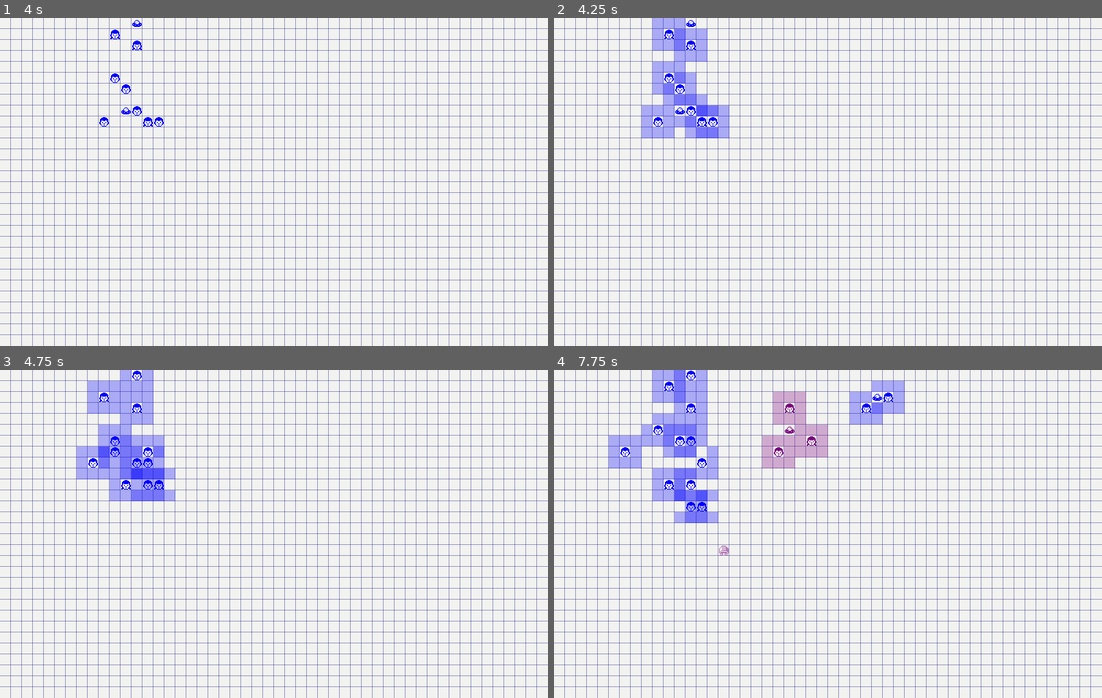
Above: before the commit, frames 1-4 (two rows, left to right).
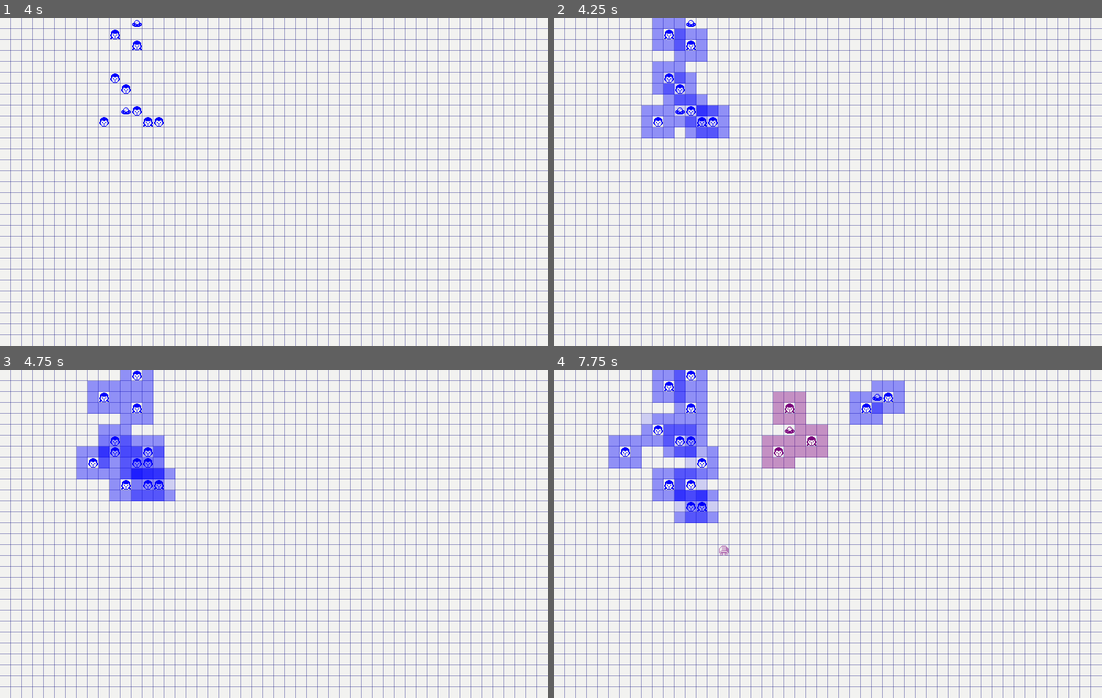
Above: after the commit, the same moments.

Repository: MaxNoragami/ATWS
Game: Godot game, scene res://Scenes/main.tscn
Same seed, same stepped clock (60 frames per second), same inputs: the game is played once before the commit and once after it.
Inputs (mouse positions are in pixels of both pictures, inside the frame that each line leads up to):
- Up to frame 1 (4 s): tap Enter at 0.5, 2, 3.5 s; move the mouse to (394, 165) at 0.52 s; hold Space (next_iteration) 0.53-1.28 s; click (394, 165) at 0.8 s; move the mouse to (164, 198) at 1.27 s; click (164, 198) at 1.35 s; tap H (spawn_ufo) at 1.55 s; move the mouse to (328, 109) at 2.02 s; hold H (spawn_ufo) 2.03-2.78 s; tap D (switch_entity) at 2.3, 2.85 s; tap Space (next_iteration) at 2.75, 3.8 s; move the mouse to (246, 247) at 2.77 s; tap S (switch_team) at 3.05 s; move the mouse to (438, 231) at 3.52 s; hold S (switch_team) from 3.53 s (still down)
- Up to frame 2 (4.25 s): keep holding S (switch_team); tap F (debug_mode) at 4.15 s
- Up to frame 3 (4.75 s): move the mouse to (109, 484) at 4.27 s; release S (switch_team) at 4.28 s; tap Space (next_iteration) at 4.35 s; click (109, 484) at 4.55 s
- Up to frame 4 (7.75 s): tap Space (next_iteration) at 5, 7.55 s; move the mouse to (855, 534) at 5.02 s; press the mouse at (855, 534) at 5.03 s; tap H (spawn_ufo) at 5.3 s; move the mouse to (745, 452) at 5.77 s; release the mouse at (745, 452) at 5.78 s; tap A (place_mode) at 5.85 s; tap D (switch_entity) at 6.05, 7.35 s; move the mouse to (948, 517) at 6.52 s; hold H (spawn_ufo) 6.53-7.28 s; tap S (switch_team) at 6.8 s; move the mouse to (718, 550) at 7.27 s

Frame 1 is identical in both runs. In frame 2, 2.9% of the frame differs, in the area x 16-32%, y 0-37%; in frame 3, 3.7%; in frame 4, 6.3%, in the area x 10-64%, y 0-47%.

Commit message:
Added a vision radius for the human entities based on their age period

Diff:
--- a/Scenes/main.tscn
+++ b/Scenes/main.tscn
@@ -9,6 +9,7 @@
 [ext_resource type="PackedScene" uid="uid://b8om3q4r4yyhh" path="res://Scenes/tank.tscn" id="5_6bp64"]
 [ext_resource type="PackedScene" uid="uid://dbl153d5xaafh" path="res://Scenes/remains.tscn" id="6_344ge"]
 [ext_resource type="PackedScene" uid="uid://kbjcct2cmvuj" path="res://Scenes/ufo.tscn" id="7_ynf5e"]
+[ext_resource type="PackedScene" uid="uid://dnpotrd30weuj" path="res://Scenes/sand.tscn" id="8_hptm8"]
 
 [sub_resource type="TileSetAtlasSource" id="TileSetAtlasSource_kry3j"]
 texture = ExtResource("4_jjvhh")
@@ -1101,6 +1102,7 @@
 tank_scene = ExtResource("5_6bp64")
 remains_scene = ExtResource("6_344ge")
 ufo_scene = ExtResource("7_ynf5e")
+sand_scene = ExtResource("8_hptm8")
 
 [node name="grid" parent="." instance=ExtResource("2_bo1nx")]
 
--- a/Scripts/entity.gd
+++ b/Scripts/entity.gd
@@ -2,6 +2,11 @@
 
 # Entity script
 class_name Entity
+
+var is_in_sand: bool = false
+var can_move_in_sand: bool = true  # Alternates between true/false when in sand
+var is_preview: bool = false
+var vision_visualizer: EntityVisionVisualizer
 
 signal entity_died(entity)
 
@@ -54,6 +59,7 @@
 
 func _ready() -> void:
 	# Create sprite
+	z_index = 5
 	var sprite_node = Sprite2D.new()
 	sprite_node.texture = sprite
 	sprite_node.region_enabled = true  # Enable region selection for atlas
@@ -72,13 +78,42 @@
 	debug_visualizer = MoveDebugVisualizer.new(self)
 	add_child(debug_visualizer)
 
+	# Add vision visualizer
+	vision_visualizer = EntityVisionVisualizer.new(self)
+	add_child(vision_visualizer)
+
 	# Initial age-based sprite update
 	update_sprite_for_age_and_gender()
 
+# Visual indicator for entity stuck in sand
+func _process(delta: float) -> void:
+	# Skip visual effects for preview entities
+	if is_preview:
+		return
+
+	# Visual indication when entity is in sand and can't move
+	if is_in_sand and not can_move_in_sand:
+		# Make the entity slightly transparent when it's stuck in sand
+		if get_child_count() > 0 and get_child(0) is Sprite2D:
+			var sprite_node = get_child(0)
+			var original_color = entity_color
+			sprite_node.modulate = Color(original_color.r, original_color.g, original_color.b, 0.6)
+	else:
+		# Normal appearance
+		if get_child_count() > 0 and get_child(0) is Sprite2D:
+			var sprite_node = get_child(0)
+			var original_color = entity_color
+			sprite_node.modulate = Color(original_color.r, original_color.g, original_color.b, 1.0)
+
 # Update possible moves and debug visualization
+# Modify this function to show both movement and vision debug
 func update_possible_moves(grid_size: Vector2i, occupied_positions: Dictionary) -> void:
 	var moves = movement.calculate_possible_moves(grid_size, occupied_positions)
 	debug_visualizer.show_possible_moves(moves)
+
+	# Update vision visualization as well
+	var vision = calculate_vision_area()
+	vision_visualizer.show_vision_area(vision)
 
 # Delegate to movement component
 func move_randomly(grid_size: Vector2i, occupied_positions: Dictionary) -> void:
@@ -101,6 +136,42 @@
 	# Update sprite based on new age
 	update_sprite_for_age_and_gender()
 
+# Add this function to calculate the vision area based on age period
+func calculate_vision_area() -> Array[Vector2i]:
+	var result: Array[Vector2i] = []
+	var period = get_age_period()
+
+	# Define vision patterns for each age group
+	if period == "child":
+		# 3x3 square
+		for x in range(-1, 2):
+			for y in range(-1, 2):
+				if not (x == 0 and y == 0):  # Skip entity's position
+					result.append(Vector2i(x, y))
+	elif period == "elder":
+		# 5x5 square with corners removed
+		for x in range(-2, 3):
+			for y in range(-2, 3):
+				if not (x == 0 and y == 0):  # Skip entity's position
+					if not ((abs(x) == 2 and abs(y) == 2)):  # Skip corners
+						result.append(Vector2i(x, y))
+	else:  # adult
+		# 7x7 square with outer corners removed
+		for x in range(-3, 4):
+			for y in range(-3, 4):
+				if not (x == 0 and y == 0):  # Skip entity's position
+					if not ((abs(x) == 3 and abs(y) == 3) or  # Skip outer corners
+							(abs(x) == 3 and abs(y) == 2) or
+							(abs(x) == 2 and abs(y) == 3)):
+						result.append(Vector2i(x, y))
+
+	# Translate to absolute grid positions
+	var absolute_result: Array[Vector2i] = []
+	for pos in result:
+		absolute_result.append(position_in_grid + pos)
+
+	return absolute_result
+
 # Check if entity is an adult
 func is_adult() -> bool:
 	var child_limit = lifespan * age_periods["child"]
@@ -174,6 +245,9 @@
 		var current_color = sprite_node.modulate
 		sprite_node.modulate = Color(current_color.r, current_color.g, current_color.b, opacity)
 
+	is_preview = true
+
 # Toggle debug visualization
 func set_debug_visibility(visible: bool) -> void:
 	debug_visualizer.set_visibility(visible)
+	vision_visualizer.set_visibility(visible)
--- /dev/null
+++ b/Scripts/entity_vision.gd
@@ -0,0 +1,53 @@
+extends Node2D
+class_name EntityVisionVisualizer
+
+var entity: Entity
+var vision_area: Array[Vector2i] = []
+var debug_squares: Array[Node2D] = []
+var is_visible: bool = false
+
+func _init(parent_entity: Entity) -> void:
+    entity = parent_entity
+
+func show_vision_area(vision: Array[Vector2i]) -> void:
+    vision_area = vision
+
+    # Clear existing debug squares
+    for square in debug_squares:
+        square.queue_free()
+    debug_squares.clear()
+
+    # Create new debug squares for each vision cell
+    for vision_pos in vision_area:
+        var square = Node2D.new()
+        square.z_index = -2  # Make sure vision squares appear below movement squares
+
+        # Add the square to our vision visualizer
+        add_child(square)
+        debug_squares.append(square)
+
+        # Position the square on the grid
+        square.global_position = Vector2(vision_pos.x * Game.CELL_SIZE.x + Game.CELL_SIZE.x / 2,
+                                         vision_pos.y * Game.CELL_SIZE.y + Game.CELL_SIZE.y / 2)
+
+    # Force redraw
+    queue_redraw()
+
+func _draw() -> void:
+    if not is_visible:
+        return
+
+    # Get entity's team color but make it more transparent than movement squares
+    var color = entity.entity_color
+    var transparent_color = Color(color.r, color.g, color.b, 0.15)  # Very transparent for vision
+
+    # Draw squares for each vision cell
+    for i in range(debug_squares.size()):
+        var square_pos = debug_squares[i].global_position - global_position
+        var rect = Rect2(square_pos - Vector2(Game.CELL_SIZE.x / 2, Game.CELL_SIZE.y / 2),
+                        Game.CELL_SIZE)
+        draw_rect(rect, transparent_color, true)
+
+func set_visibility(visible: bool) -> void:
+    is_visible = visible
+    queue_redraw()
--- a/Scripts/game_loop.gd
+++ b/Scripts/game_loop.gd
@@ -6,6 +6,7 @@
 @export var tank_scene: PackedScene
 @export var remains_scene: PackedScene
 @export var ufo_scene: PackedScene
+@export var sand_scene: PackedScene  # Add sand biome scene
 
 var entities: Array[Entity] = []
 var rigid_bodies: Array[RigidBody] = []
@@ -17,6 +18,7 @@
 var pending_remains: Dictionary = {}  # Stores positions where destruction happened, waiting for tank to move off
 var ufos: Array[UFO] = []
 var ufos_to_remove: Array[UFO] = []
+var biomes: Dictionary = {}  # Stores biome tiles by position string
 
 var teams = {
 	"Blue": Color(0.0, 0.0, 1.0),
@@ -41,7 +43,7 @@
 # Placement mode variables
 var placement_mode = false
 var placement_preview: Node2D = null
-enum PlacementType { ENTITY, RIGID_BODY, HOUSE, TANK }
+enum PlacementType { ENTITY, RIGID_BODY, HOUSE, TANK, SAND_BIOME }
 var current_placement_type = PlacementType.ENTITY
 
 # Debug mode
@@ -80,15 +82,23 @@
 		var entity_preview = placement_preview as Entity
 		entity_preview.gender = current_gender
 		entity_preview.update_sprite_for_age_and_gender()
+
+		# Mark as preview to prevent visual effects
+		entity_preview.is_preview = true
+
 	elif current_placement_type == PlacementType.RIGID_BODY:
 		placement_preview = rigid_body_scene.instantiate() as RigidBody
 		placement_preview.initialize(preview_color, team_name)
 	elif current_placement_type == PlacementType.HOUSE:
 		placement_preview = house_scene.instantiate() as House
 		placement_preview.initialize(preview_color, team_name)
-	else:  # TANK
+	elif current_placement_type == PlacementType.TANK:
 		placement_preview = tank_scene.instantiate() as Tank
 		placement_preview.initialize(preview_color, team_name)
+	elif current_placement_type == PlacementType.SAND_BIOME:
+		placement_preview = sand_scene.instantiate() as SandBiome
+		# Sand biome doesn't need team color, but we'll create a generic preview
+		placement_preview.set_opacity(0.5)  # 50% transparency for preview
 
 	placement_preview.visible = false  # Hide initially until placement mode is activated
 	add_child(placement_preview)
@@ -207,14 +217,15 @@
 	placement_preview.global_position = Vector2(grid_pos.x * Game.CELL_SIZE.x + Game.CELL_SIZE.x / 2,
 										   grid_pos.y * Game.CELL_SIZE.y + Game.CELL_SIZE.y / 2)
 
-	# Update the team color of the preview
-	var team_name = team_names[current_team_index]
-	var color = teams[team_name]
-	var preview_color = Color(color.r, color.g, color.b, 0.5)  # 50% transparency
-
-	# Update sprite color
-	if placement_preview.get_child_count() > 0 and placement_preview.get_child(0) is Sprite2D:
-		placement_preview.get_child(0).modulate = preview_color
+	# Update the team color of the preview (not applicable to biomes)
+	if current_placement_type != PlacementType.SAND_BIOME:
+		var team_name = team_names[current_team_index]
+		var color = teams[team_name]
+		var preview_color = Color(color.r, color.g, color.b, 0.5)  # 50% transparency
+
+		# Update sprite color
+		if placement_preview.get_child_count() > 0 and placement_preview.get_child(0) is Sprite2D:
+			placement_preview.get_child(0).modulate = preview_color
 
 	# If house, update entrance positions
 	if current_placement_type == PlacementType.HOUSE:
@@ -260,6 +271,9 @@
 		elif current_placement_type == PlacementType.HOUSE:
 			current_placement_type = PlacementType.TANK
 			print("Placement type: Tank")
+		elif current_placement_type == PlacementType.TANK:
+			current_placement_type = PlacementType.SAND_BIOME
+			print("Placement type: Sand Biome")
 		else:
 			current_placement_type = PlacementType.ENTITY
 			print("Placement type: Entity")
@@ -302,12 +316,25 @@
 	if event.is_action_pressed("place_entity") and placement_mode:
 		place_at_preview()
 
+
+
 func process_iteration() -> void:
 	# Update occupied positions for collision detection
 	update_occupied_positions()
 
 	# First, process any pending remains aging
 	process_remains()
+
+	# Check which entities are in sand biomes and update their movement flags
+	for entity in entities:
+		if not entity.is_dead and entity.visible:
+			# Check if entity is on a sand biome
+			var pos_string = str(entity.position_in_grid.x) + "," + str(entity.position_in_grid.y)
+			entity.is_in_sand = biomes.has(pos_string) and biomes[pos_string] is SandBiome
+
+			# For entities in sand, flip the movement flag each turn
+			if entity.is_in_sand:
+				entity.can_move_in_sand = !entity.can_move_in_sand
 
 	# First check for reproduction opportunities
 	check_for_reproduction()
@@ -392,16 +419,22 @@
 				entity.age_up()
 				continue
 
-			# Get current position and remove from occupied positions
-			var old_pos_string = str(entity.position_in_grid.x) + "," + str(entity.position_in_grid.y)
-			occupied_positions.erase(old_pos_string)
-
-			# Move entity
-			entity.move_randomly(grid_size, occupied_positions)
-
-			# Add new position to occupied positions
-			var new_pos_string = str(entity.position_in_grid.x) + "," + str(entity.position_in_grid.y)
-			occupied_positions[new_pos_string] = entity
+			# Check if the entity is allowed to move this turn (sand effect)
+			var can_move = true
+			if entity.is_in_sand:
+				can_move = entity.can_move_in_sand
+
+			if can_move:
+				# Get current position and remove from occupied positions
+				var old_pos_string = str(entity.position_in_grid.x) + "," + str(entity.position_in_grid.y)
+				occupied_positions.erase(old_pos_string)
+
+				# Move entity
+				entity.move_randomly(grid_size, occupied_positions)
+
+				# Add new position to occupied positions
+				var new_pos_string = str(entity.position_in_grid.x) + "," + str(entity.position_in_grid.y)
+				occupied_positions[new_pos_string] = entity
 
 			# Age entity
 			entity.age_up()
@@ -670,14 +703,16 @@
 	var adults_by_position = {}
 
 	# First, collect all adult entities by their positions
+	# Skip entities in sand biomes
 	for entity in entities:
-		if not entity.is_dead and entity.is_adult() and entity.visible:
+		if not entity.is_dead and entity.is_adult() and entity.visible and not entity.is_in_sand:
 			var pos_string = str(entity.position_in_grid.x) + "," + str(entity.position_in_grid.y)
 			adults_by_position[pos_string] = entity
 
 	# Check each adult entity for potential reproduction
+	# Also skip entities in sand biomes
 	for entity in entities:
-		if entity.is_dead or not entity.is_adult() or entity.had_reproduction_this_turn or not entity.visible:
+		if entity.is_dead or not entity.is_adult() or entity.had_reproduction_this_turn or not entity.visible or entity.is_in_sand:
 			continue
 
 		# Check all 8 adjacent cells for compatible partners
@@ -830,8 +865,36 @@
 	print("Entity died at age: ", entity.age)
 
 func place_at_preview() -> void:
-	# Check if the position is already occupied
-	var pos_string = str(placement_preview.position_in_grid.x) + "," + str(placement_preview.position_in_grid.y)
+	var grid_pos = placement_preview.position_in_grid
+	var pos_string = str(grid_pos.x) + "," + str(grid_pos.y)
+
+	# For biomes, we don't need to check if position is occupied since they can coexist with entities
+	if current_placement_type == PlacementType.SAND_BIOME:
+		# Check if there's already a biome at this position
+		if biomes.has(pos_string):
+			print("Biome already exists at this position, replacing it")
+			# Remove existing biome
+			if biomes[pos_string] != null:
+				biomes[pos_string].queue_free()
+
+		# Create a new sand biome tile at the preview position
+		var sand = sand_scene.instantiate() as SandBiome
+
+		# Make sure the texture is set
+		if sand.sprite == null:
+			print("WARNING: Sand sprite texture is not set! Check the inspector.")
+			if placement_preview is SandBiome and placement_preview.sprite != null:
+				sand.sprite = placement_preview.sprite
+
+		# Initialize with position
+		sand.initialize(grid_pos)
+		add_child(sand)
+		biomes[pos_string] = sand
+
+		print("Sand biome placed at position: ", grid_pos)
+		return
+
+	# For other objects, check if the position is already occupied
 	if occupied_positions.has(pos_string):
 		print("Cannot place: position already occupied")
 		return
@@ -927,6 +990,7 @@
 			tank.set_debug_visibility(true)
 			tank.update_possible_moves(grid_size, occupied_positions)
 
+
 func spawn_random_ufo() -> void:
 	# First find all valid positions (empty cells with at least 3 empty adjacent cells)
 	var valid_positions = []
@@ -999,7 +1063,6 @@
 
 
 # Add this function to process UFOs each iteration
-# Add this function to process UFOs each iteration
 func process_ufos() -> void:
 	# First, ensure all UFO positions are marked as occupied
 	for ufo in ufos:
@@ -1019,6 +1082,36 @@
 	for ufo in ufos_to_remove:
 		remove_ufo(ufo)
 	ufos_to_remove.clear()
+
+# Check which biome an entity is on (if any)
+func get_biome_at_position(pos: Vector2i) -> Node2D:
+	var pos_string = str(pos.x) + "," + str(pos.y)
+	if biomes.has(pos_string):
+		return biomes[pos_string]
+	return null
+
+# Apply biome effects to an entity
+func apply_biome_effects(entity: Entity) -> void:
+	var biome = get_biome_at_position(entity.position_in_grid)
+
+	# Reset all biome-related flags first
+	entity.is_in_sand = false
+
+	if biome is SandBiome:
+		# Mark entity as being in sand
+		entity.is_in_sand = true
+
+		# Visual indication will be handled in entity's _process
+		# Movement restriction is handled in process_iteration
+
+		# Debug output
+		if debug_mode:
+			print("Entity on sand biome - movement status: ", "Can move" if entity.can_move_in_sand else "Stuck")
+
+	# Other biome types can be added here in the future
+	# elif biome is WaterBiome:
+	#     handle water effects
+	# etc.
 
 # Add this function to handle spawning entities from UFOs
 func try_spawn_ufo_entities(ufo: UFO) -> void:
--- a/Scripts/house.gd
+++ b/Scripts/house.gd
@@ -15,6 +15,7 @@
 var entrance_positions: Array[Vector2i] = []
 
 func _ready() -> void:
+	z_index = 5
 	# Create sprite if it doesn't exist
 	if get_child_count() == 0 or not get_child(0) is Sprite2D:
 		var sprite_node = Sprite2D.new()
--- a/Scripts/remains.gd
+++ b/Scripts/remains.gd
@@ -11,6 +11,7 @@
 var lifetime: int = 1  # Disappears after 1 generation
 
 func _ready() -> void:
+	z_index = 4
 	# Create sprite if it doesn't exist
 	if get_child_count() == 0 or not get_child(0) is Sprite2D:
 		var sprite_node = Sprite2D.new()
--- a/Scripts/rigid_body.gd
+++ b/Scripts/rigid_body.gd
@@ -10,6 +10,7 @@
 var position_in_grid: Vector2i
 
 func _ready() -> void:
+	z_index = 5
 	# Create sprite if it doesn't exist
 	if get_child_count() == 0 or not get_child(0) is Sprite2D:
 		var sprite_node = Sprite2D.new()
--- a/Scripts/tank.gd
+++ b/Scripts/tank.gd
@@ -29,6 +29,7 @@
 	team = team_name
 
 func _ready() -> void:
+	z_index = 6
 	# Create sprite
 	var sprite_node = Sprite2D.new()
 	sprite_node.texture = sprite
--- a/Scripts/ufo.gd
+++ b/Scripts/ufo.gd
@@ -20,6 +20,7 @@
 	team = team_name
 
 func _ready() -> void:
+	z_index = 7
 	# Create sprite
 	var sprite_node = Sprite2D.new()
 	sprite_node.texture = sprite
Not shown: 1 places in Scenes/main.tscn that only renumber resources
Not shown, changed: Scripts/entity_vision.gd.uid
Not shown, added: Scripts/sand.gd.uid
